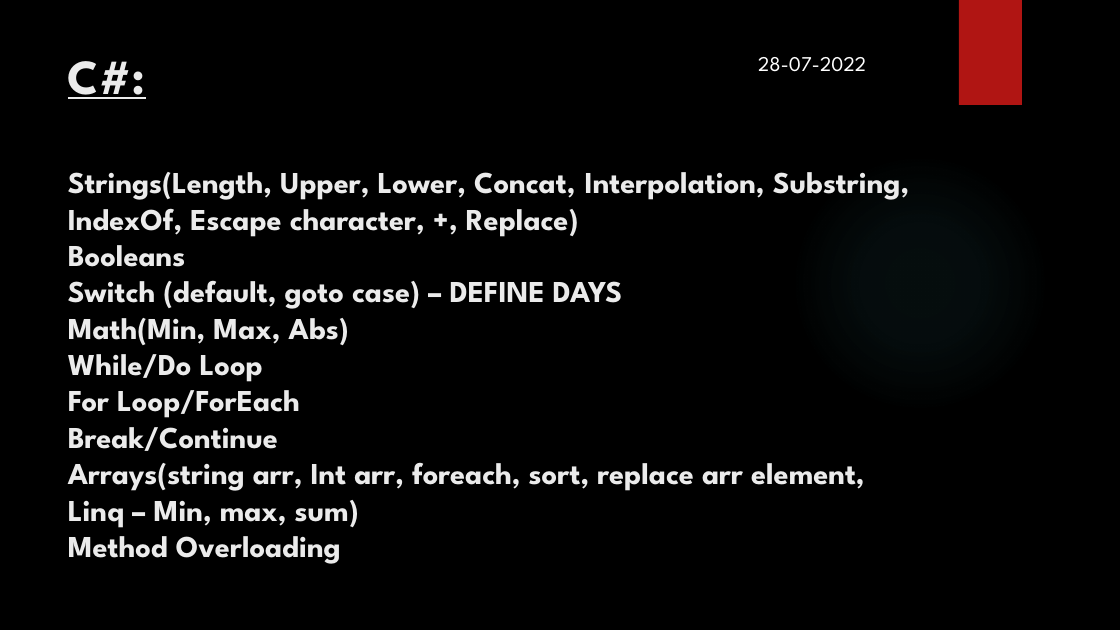
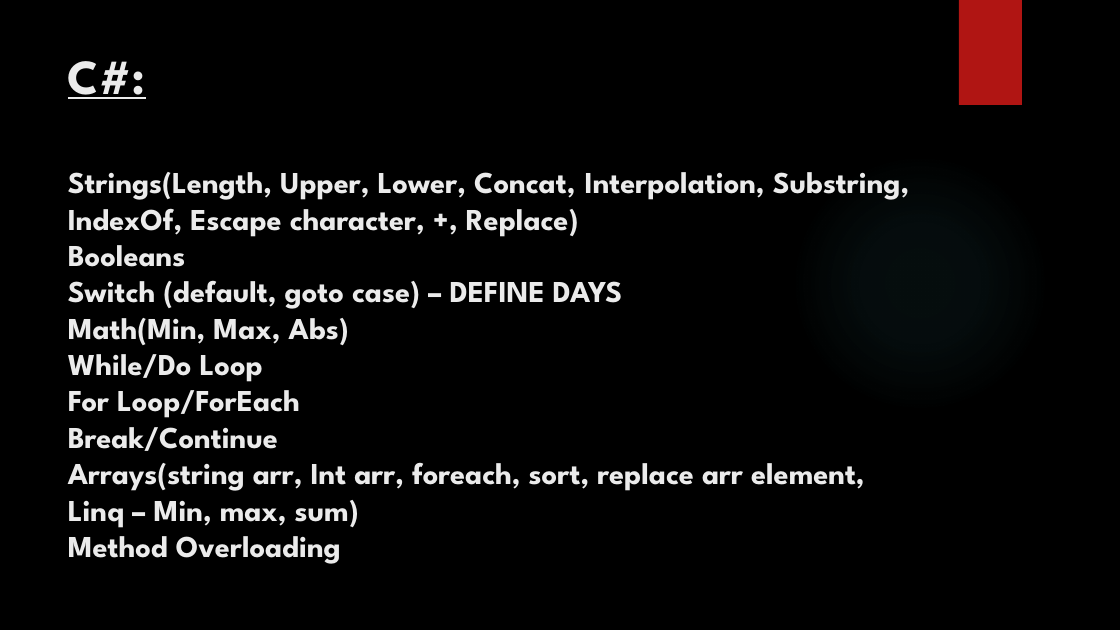
Before and after one commit to Manisoft55/AimorePractice, a slide deck: slide 9 of Notes/Day2_26_07_2022.pptx. Drawn at 1120x630 pixels with LibreOffice and Linux fonts; fonts in the diff are those of the drawing; background and template pictures are left out. Boxes give left, top, right and bottom in pixels: in the first picture for what was removed or moved away, otherwise in the second. Text is boxed around its words. In the diff, an @@ line names an element or a change of style, - is before the commit and + after.

```diff
--- a/Notes/Day2_26_07_2022.pptx
+++ b/Notes/Day2_26_07_2022.pptx
@@ text removed at (758, 57, 866, 72) @@
-28-07-2022
```
Also in this commit, not shown: 3 other slides changed, 17 other files.
